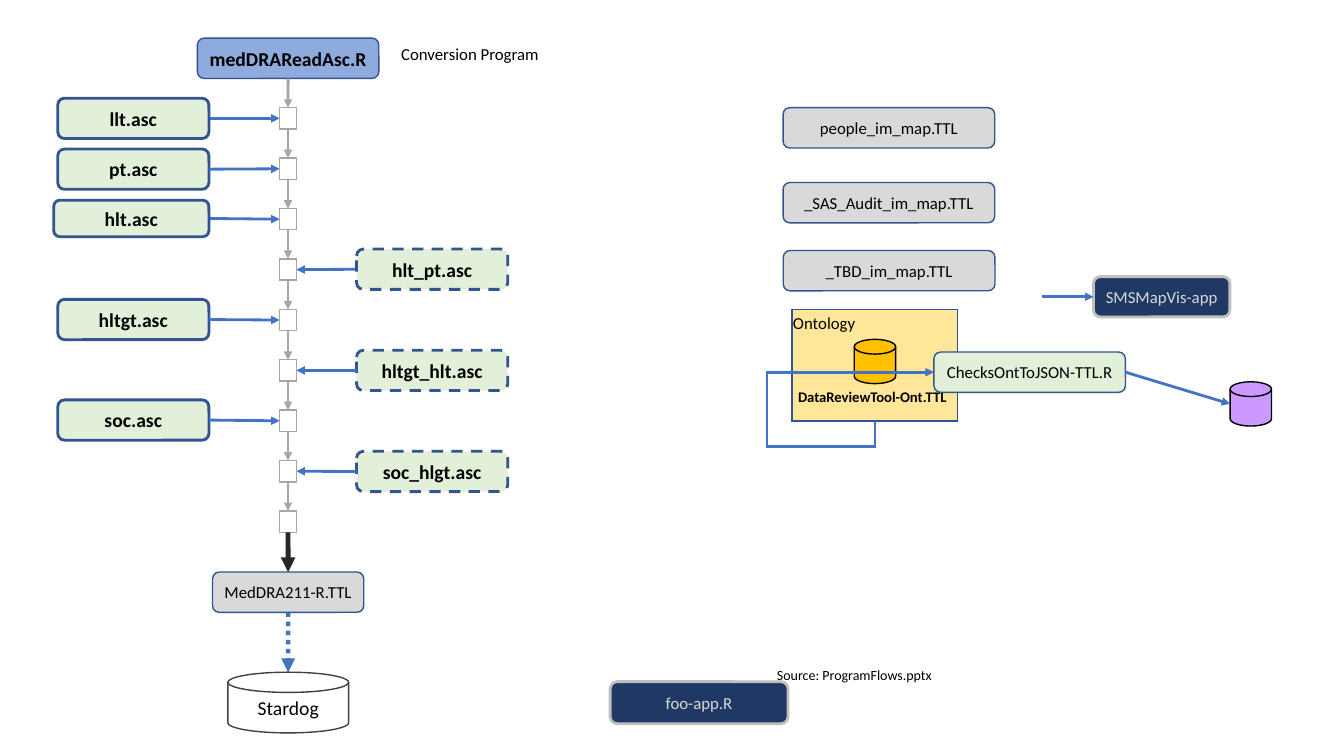
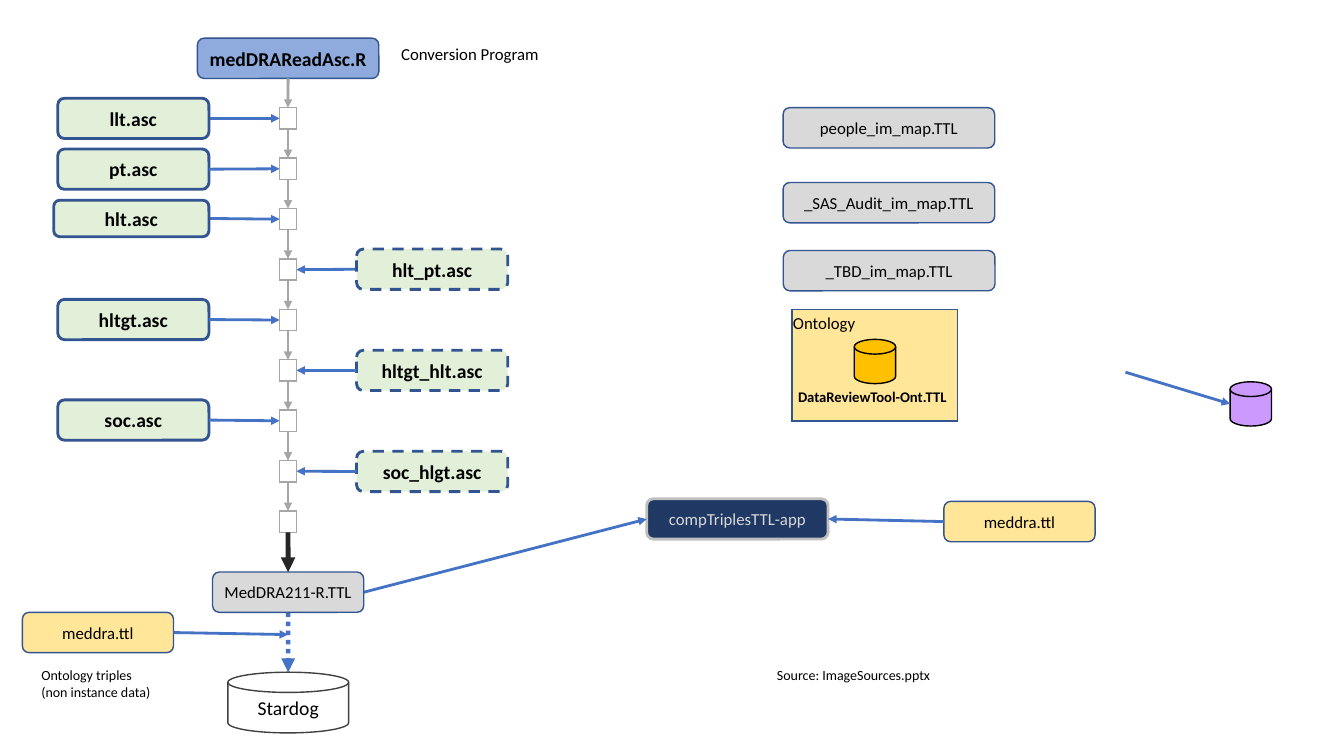
Before and after one commit to phuse-org/CTDasRDF, a slide deck: slide 6 of doc/images/ImageSources.pptx. Drawn at 1344x756 pixels with LibreOffice and Linux fonts; fonts in the diff are those of the drawing. Boxes give left, top, right and bottom in pixels: in the first picture for what was removed or moved away, otherwise in the second. Text is boxed around its words. In the diff, an @@ line names an element or a change of style, - is before the commit and + after.

Commit message:
MedDRA triple creation switched from redland pkg to rdflib package.

```diff
--- a/doc/images/ImageSources.pptx
+++ b/doc/images/ImageSources.pptx
@@ rounded rectangle removed at <box>935,352,1126,392</box> @@
-ChecksOntToJSON-TTL.R
@@ elbow arrow removed from (875, 421) to (935, 372) @@
@@ rounded rectangle "compTriplesTTL-app": place and size @@
-rounded rectangle "compTriplesTTL-app" at <box>1094,276,1230,317</box>
+rounded rectangle "compTriplesTTL-app" at <box>647,499,829,539</box>
@@ rounded rectangle added at <box>944,501,1095,541</box>, fill #FFE699, outline #325491 1 pt, 12 pt, text #000000 @@
+meddra.ttl
@@ arrow moved from (1043, 296) - (1094, 296) to (364, 593) - (647, 519) @@
@@ text in rounded rectangle at <box>669,513,806,528</box>: text changed @@
-SMSMapVis-app
+compTriplesTTL-app
@@ arrow added from (944, 521) to (829, 519), #4472C4 2 pt @@
@@ rounded rectangle added at <box>22,613,173,653</box>, fill #FFE699, outline #325491 1 pt, 12 pt, text #000000 @@
+meddra.ttl
@@ arrow added from (173, 633) to (288, 635), #4472C4 2 pt @@
@@ text added at <box>41,670,150,699</box>, 10 pt, text #000000 @@
+Ontology triples
+(non instance data)
@@ rounded rectangle removed at <box>610,682,787,724</box> @@
-foo-app.R
@@ text at <box>777,671,930,683</box>: text changed @@
-Source: ProgramFlows.pptx
+Source: ImageSources.pptx
```
Also in this commit, not shown: 4 other files.
